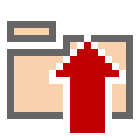
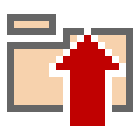
The second (140, 140) image is a revision of the first. Changes to its layers:
added layer "Eingefügte Ebene" above "Background" over [7, 14, 133, 133]
painted on "Background" over [7, 21, 133, 133]
